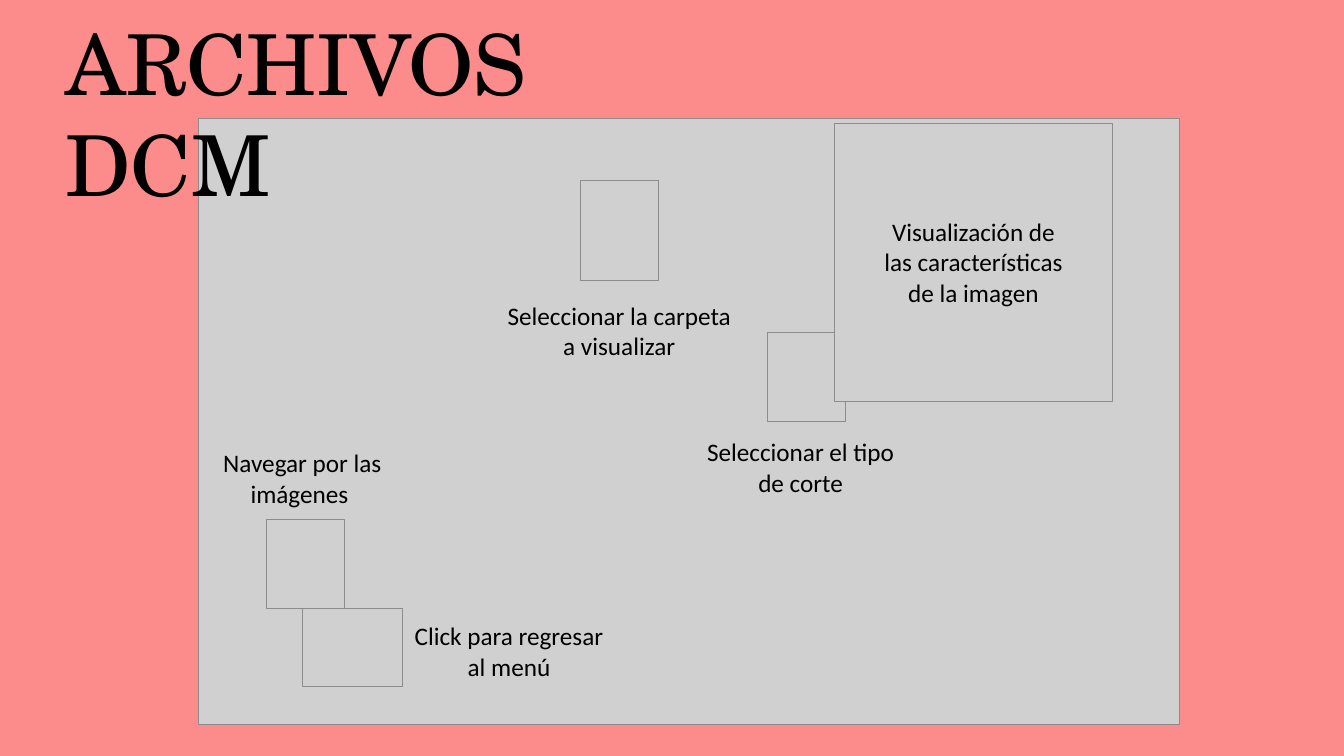
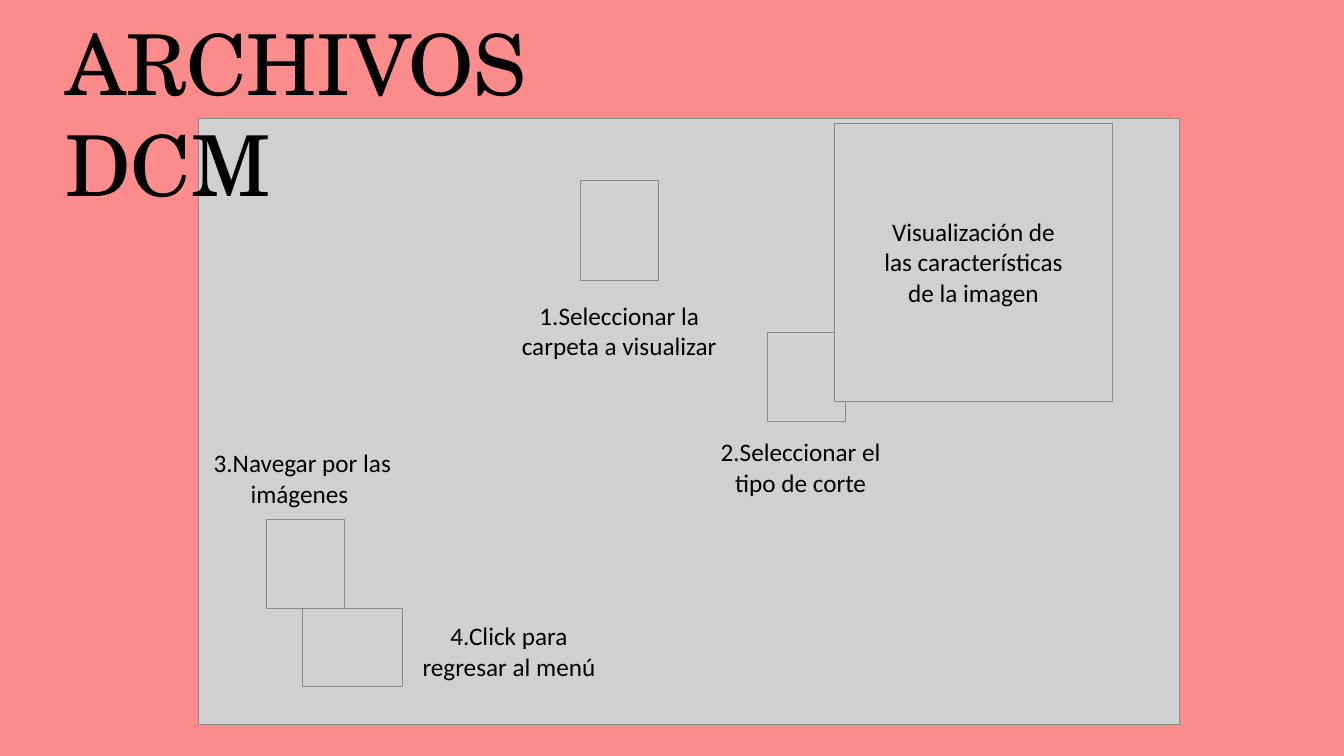
Before and after one commit to aniiiitaaaa22/entregable3, a slide deck: slide 4 of Manual.pptx. Drawn at 1344x756 pixels with LibreOffice and Linux fonts; fonts in the diff are those of the drawing; grey boxes stand for pictures. Boxes give left, top, right and bottom in pixels: in the first picture for what was removed or moved away, otherwise in the second. Text is boxed around its words. In the diff, an @@ line names an element or a change of style, - is before the commit and + after.

```diff
--- a/Manual.pptx
+++ b/Manual.pptx
@@ text at bbox=[522, 307, 716, 359]: text changed @@
-Seleccionar la carpeta a visualizar
+1.Seleccionar la carpeta a visualizar
@@ text at bbox=[721, 443, 880, 496]: text changed @@
-Seleccionar el tipo de corte
+2.Seleccionar el tipo de corte
@@ text at bbox=[214, 454, 391, 508]: text changed @@
-Navegar por las imágenes
+3.Navegar por las imágenes
@@ text at bbox=[423, 627, 595, 681]: text changed @@
-Click para regresar al menú
+4.Click para regresar al menú
```
Also in this commit, not shown: 1 other slide changed, 1 slide added, 7 other files.
